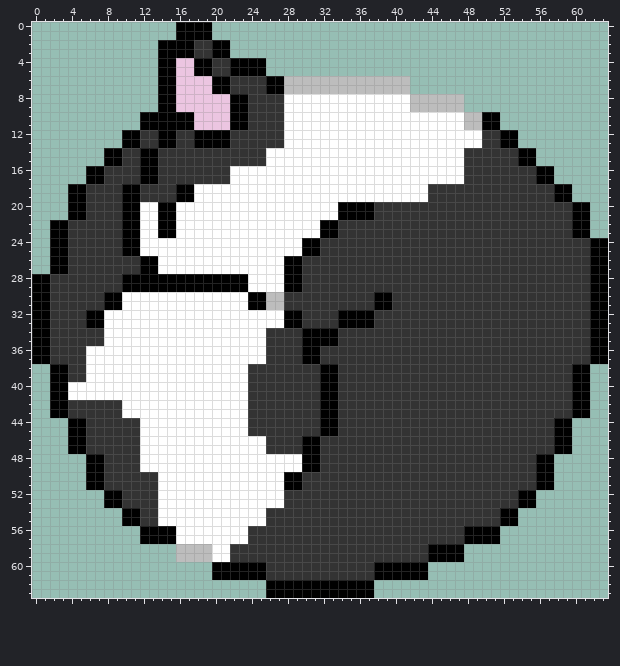
Pixel-art sprite: apps/snoring-cat/public/images/icon-512.png. Above is the file before it was changed.
The file is 512x512 pixels, drawn in blocks of 8x8; one block is one cell here.
After the commit:
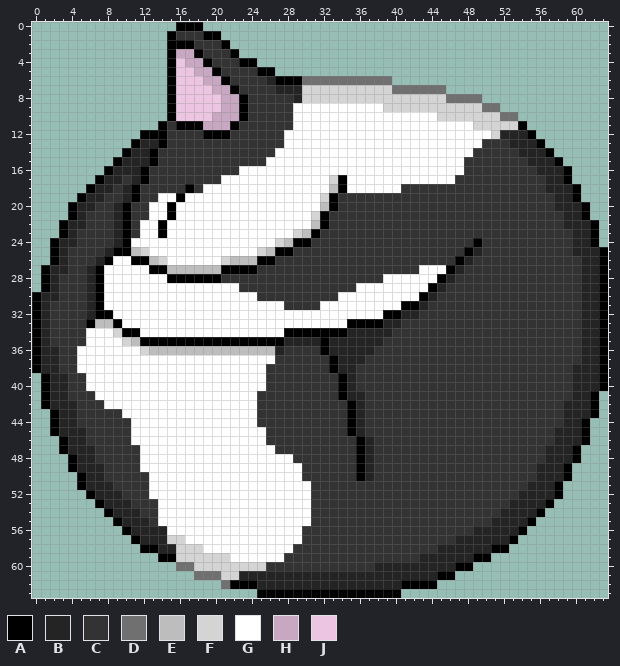
Palette (. is transparent): A #000000  B #242424  C #333333  D #707070  E #bdbdbd  F #d4d4d4  G #ffffff  H #c7a7c1  J #ebc5e1
From old to new:
y 0: x 19 A -> .
y 1: x 15..18 .AAA -> ACCC; x 20 . -> A
y 2: x 14 A -> .; x 20 A -> C
y 3: x 14 A -> .; x 16..18 AAC -> HHA; x 20..22 AA. -> CCA
y 4: x 14 A -> .; x 17..18 JA -> HH; x 22 A -> C; x 25 A -> .
y 5: x 14 A -> .; x 18..20 AAC -> HHA; x 22..24 AAA -> CCC; x 26 . -> A
y 6: x 14 A -> .; x 19..20 JA -> HH; x 26 A -> B; x 28..41 EEEEEEEEEEEEEE -> AADDDDDDDDDD..
y 7: x 14 A -> .; x 20..22 AAC -> HHA; x 26..45 AAEEEEEEEEEEEEEE.... -> CBBBFFFFFFFFFFDDDDDD
y 8: x 14 A -> .; x 21..22 JA -> HH; x 28..49 GGGGGGGGGGGGGGEEEEEE.. -> CBFFFFFFFFFFFFFFFFDDDD
y 9: x 14 A -> .; x 21..22 JA -> HH; x 28 G -> C; x 39..51 GGGEEEEEE.... -> FFFFFFFFFFFDD
y 10: x 12..14 AAA -> ...; x 16..17 AA -> JJ; x 20..22 JJA -> HHH; x 28 G -> C; x 45..53 GGGEEAA.. -> FFFFFFFDD
y 11: x 12..13 AA -> ..; x 15 A -> C; x 18..21 JJJJ -> AHHH; x 23 A -> C; x 28 G -> C; x 48..54 EEAA... -> GFFFFFA
y 12: x 10..13 AACC -> ..AA; x 15 A -> C; x 18 A -> C; x 50..55 CCAA.. -> GFBBBA
y 13: x 10 A -> .; x 12..13 CC -> BB; x 15 A -> C; x 18..21 AAAA -> CCCC; x 52..56 AA... -> CBBBA
y 14: x 8..12 AACCA -> ..ABB; x 26 G -> C; x 48 C -> G; x 54..57 AA.. -> BBBA
y 15: x 8 A -> .; x 10..12 CCA -> BBB; x 54..58 AA... -> CBBBA
y 16: x 6..11 AACCCC -> ..ABBB; x 13 A -> C; x 22 G -> C; x 56..59 AA.. -> BBBA
y 17: x 6 A -> .; x 8..9 CC -> BB; x 11 C -> B; x 13 A -> C; x 21 C -> G; x 33..34 GG -> FA; x 47 G -> C; x 56..59 AA.. -> CBBA
y 18: x 4..8 AACCC -> ..ABB; x 10 A -> B; x 16 A -> C; x 18 G -> C; x 33..34 GG -> EA; x 41..43 GGG -> CCC; x 57..60 CAA. -> BBBA
y 19: x 4 A -> .; x 6..7 CC -> BB; x 10 A -> B; x 14..15 CC -> GG; x 17 A -> G; x 32..43 GGGGGGGGGGGG -> FACCCCCCCCCC; x 58..60 AA. -> BBA
y 20: x 5..6 AC -> BB; x 9 C -> B; x 11..12 AG -> CC; x 14 A -> G; x 32..37 GGAAAA -> EACCCC; x 58..60 CCA -> BBB
y 21: x 5 A -> B; x 9 C -> B; x 11..12 AG -> CC; x 14 A -> G; x 31..37 GGGAAAA -> FACCCCC; x 59..60 CA -> BB
y 22: x 2 A -> .; x 4..5 CC -> BB; x 9 C -> B; x 11 A -> C; x 15 A -> G; x 31 G -> E; x 33 A -> C; x 59..62 CAA. -> BBBA
y 23: x 2 A -> .; x 4 C -> B; x 9 C -> B; x 11 A -> C; x 15 A -> G; x 29..33 GGGAA -> FEACC; x 60..62 AA. -> BBA
y 24: x 3..4 AC -> BB; x 9 C -> B; x 11 A -> G; x 27..29 GGG -> FEA; x 31 A -> C; x 49 C -> A; x 60..61 CC -> BB; x 63 A -> .
y 25: x 3 A -> B; x 8..9 CC -> BA; x 11..12 AG -> EF; x 25..31 GGGGGAA -> FEAACCC; x 48..49 CC -> AB; x 60..62 CCA -> BBB
y 26: x 3 A -> B; x 7..11 CCCCC -> BAGGA; x 13..14 AG -> EF; x 21..29 GGGGGGGAA -> FEEEAACCC; x 47..48 CC -> AB; x 61..62 CA -> BB
y 27: x 1..3 .AA -> ABB; x 6..12 CCCCCCA -> BAGGGGG; x 14..29 GGGGGGGGGGGGGGAA -> AEEEEEEAAAACCCCC; x 43..47 CCCCC -> GGGAB; x 61..62 CA -> BB
y 28: x 0 A -> .; x 2 C -> B; x 6..14 CCCCAAAAA -> BAGGGGGGG; x 21..29 AAAGGGGAA -> CCCCCCCCC; x 39..46 CCCCCCCC -> GGGGGGAB; x 61..62 CA -> BB
y 29: x 0 A -> .; x 2 C -> B; x 6..29 CCCCAAAAAAAAAAAAAAGGGGAA -> BAGGGGGGGGGGGGGGGCCCCCCC; x 36..45 CCCCCCCCCC -> GGGGGGGGAB; x 61..62 CA -> BB
y 30: x 1..2 AC -> BB; x 6..9 CCAA -> BAGG; x 24..27 AAEE -> GCCC; x 34..44 CCCCAACCCCC -> GGGGGGGGGAB; x 61..62 CA -> BB
y 31: x 1 A -> B; x 6..9 CCAA -> BAGG; x 24..27 AAEE -> GGGG; x 32..43 CCCCCCAACCCC -> GGGGGGGGGAAB; x 61..62 CA -> BB
y 32: x 1 A -> B; x 6 A -> B; x 8 G -> A; x 28..42 AACCCCAAAACCCCC -> GGGGGGGGGGGAABB; x 61..62 CA -> BB
y 33: x 1 A -> B; x 7..9 AGG -> EEA; x 28..34 AACCCCA -> GGGGGGG; x 38..40 CCC -> ABB; x 61..62 CA -> BB
y 34: x 1 A -> B; x 6..7 CC -> GG; x 9..11 GGG -> FAA; x 26..29 CCCC -> GGAA; x 34..39 CCCCCC -> ABBBBB; x 61..62 CA -> BB
y 35: x 1 A -> B; x 6..7 CC -> GG; x 10..31 GGGGGGGGGGGGGGGGCCCCAA -> FEAAAAAAAAAAAAAAAABBBB; x 33..38 ACCCCC -> BBBBBB; x 61..62 CA -> BB
y 36: x 1..2 AC -> BB; x 5 C -> G; x 12..27 GGGGGGGGGGGGGGCC -> FEEEEEEEEEEEEEEB; x 30..37 AACCCCCC -> CCABBBBB; x 61..62 CA -> BB
y 37: x 1..2 AC -> BB; x 5 C -> G; x 26 C -> G; x 30..31 AA -> CC; x 33..36 CCCC -> ABBB; x 61..62 CA -> BB
y 38: x 0..3 ..AA -> ABBC; x 5 C -> G; x 24..25 CC -> GG; x 32 A -> C; x 34..35 CC -> BB; x 60..63 AA.. -> BBBA
y 39: x 1..3 .AA -> ABB; x 24..25 CC -> GG; x 32..35 AACC -> CCAB; x 60..63 AA.. -> BBBA
y 40: x 1..5 .AAGG -> ABBCC; x 24..25 CC -> GG; x 32..35 AACC -> CCAB; x 60..63 AA.. -> BBBA
y 41: x 1..6 .AAGGG -> ABBCCC; x 24 C -> G; x 32..36 AACCC -> CCABB; x 60..62 AA. -> BBA
y 42: x 1..4 .AAC -> ABBB; x 8..9 CC -> GG; x 24 C -> G; x 32..33 AA -> CC; x 35..36 CC -> AB; x 59..62 CAA. -> BBBA
y 43: x 3..4 AC -> BB; x 24 C -> G; x 32..33 AA -> CC; x 35..36 CC -> AB; x 59..62 CAA. -> BBBA
y 44: x 2..5 ..AA -> ABBC; x 11 C -> G; x 24 C -> G; x 32..33 AA -> CC; x 35..36 CC -> AB; x 58..61 AA.. -> CBBA
y 45: x 2..5 ..AA -> ABBB; x 11 C -> G; x 24..25 CC -> GG; x 32..33 AA -> CC; x 35..36 CC -> AB; x 58..61 AA.. -> BBBA
y 46: x 3..5 .AA -> ABB; x 11 C -> G; x 30..31 AA -> CC; x 36..37 CC -> AB; x 58..61 AA.. -> BBBA
y 47: x 3..6 .AAC -> ABBB; x 26 C -> G; x 30..31 AA -> CC; x 36..37 CC -> AB; x 57..60 CAA. -> BBBA
y 48: x 4..7 ..AA -> ABBC; x 29..31 GAA -> CCC; x 36..37 CC -> AB; x 56..60 AA... -> CBBBA
y 49: x 4..7 ..AA -> ABBB; x 30..31 AA -> CC; x 36..37 CC -> AB; x 56..59 AA.. -> BBBA
y 50: x 5..7 .AA -> ABB; x 13 C -> G; x 28..29 AA -> GG; x 36..37 CC -> AB; x 56..59 AA.. -> BBBA
y 51: x 5..8 .AAC -> ABBB; x 13 C -> G; x 28..30 AAC -> GGG; x 55..58 CAA. -> BBBA
y 52: x 6..9 ..AA -> ABBB; x 13 C -> G; x 28..30 CCC -> GGG; x 54..58 AA... -> BBBBA
y 53: x 7..10 .AAC -> ABBB; x 28..30 CCC -> GGG; x 53..57 CAA.. -> BBBBA
y 54: x 8..11 ..AA -> ABBB; x 26..30 CCCCC -> GGGGG; x 52..56 AA... -> BBBBA
y 55: x 9..12 .AAC -> ABBB; x 26..30 CCCCC -> GGGGG; x 51..55 CAA.. -> BBBBA
y 56: x 10..15 ..AAAA -> ABBBBG; x 24..29 CCCCCC -> GGGGGG; x 48..54 AAAA... -> CBBBBBA
y 57: x 11..16 .AAAAG -> ABBBFF; x 24..29 CCCCCC -> GGGGGG; x 47..53 CAAAA.. -> BBBBBBA
y 58: x 12..19 ....EEEE -> AABBFFFG; x 22..28 CCCCCCC -> GGGGGGG; x 44..52 AAAA..... -> CBBBBBBAA
y 59: x 14..27 ..EEEEGGCCCCCC -> AAFFFFFFGGGGGG; x 43..50 CAAAA... -> BBBBBBAA
y 60: x 16..25 ....AAAAAA -> DDFFFFFFFF; x 38..48 AAAAAA..... -> BBBBBBBBBAA
y 61: x 18..46 ..AAAAAACCCCCCCCCCCCAAAAAA... -> DDDFFBBBBBBBBBBBBBBBBBBBBBBAA
y 62: x 21..44 .....AAAAAAAAAAAA....... -> DAAABBBBBBBBBBBBBBBBAAAA
y 63: x 25 . -> A; x 38..40 ... -> AAA
Changed places in both pictures, as pixel boxes (x1, y1, x2, y2):
changed: (32, 22, 608, 598)
